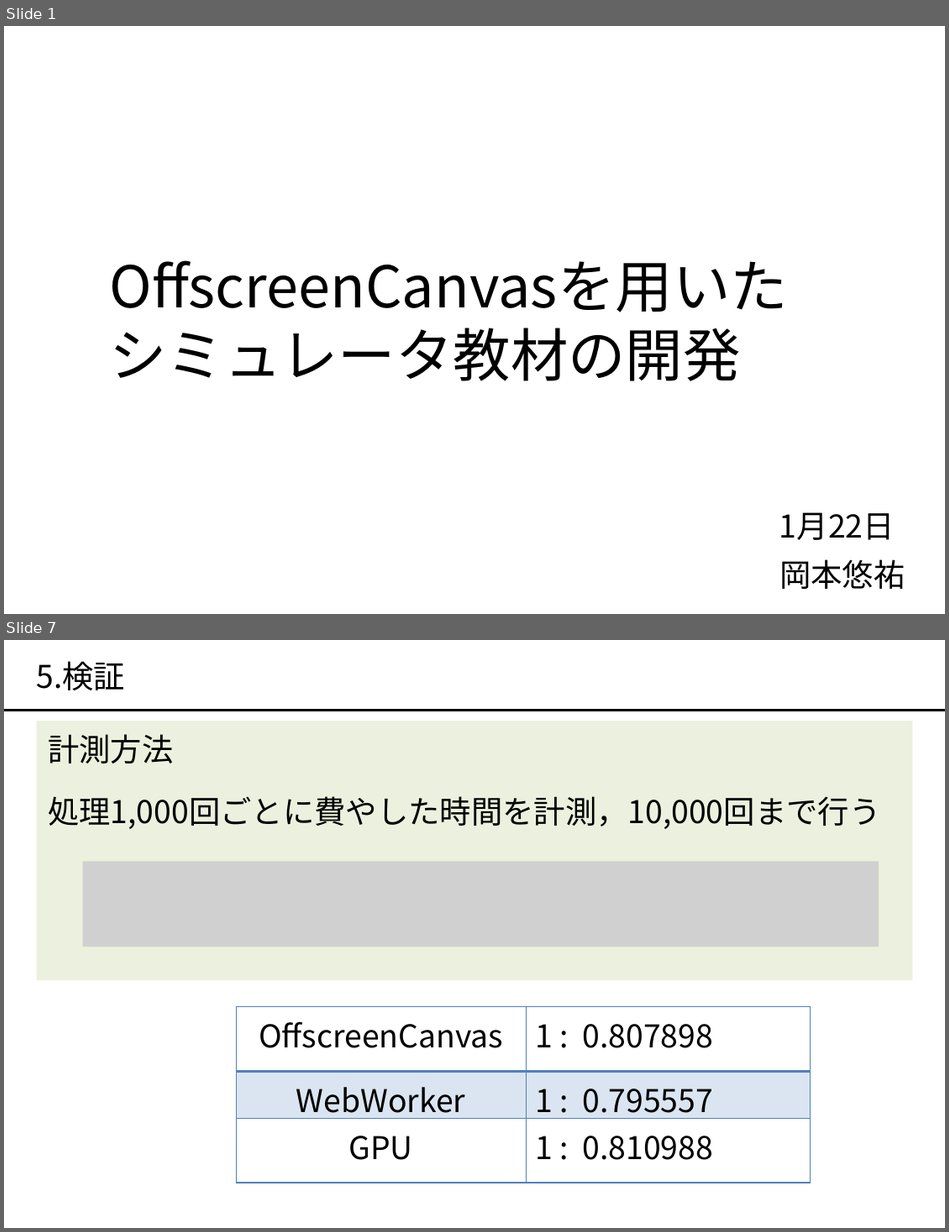
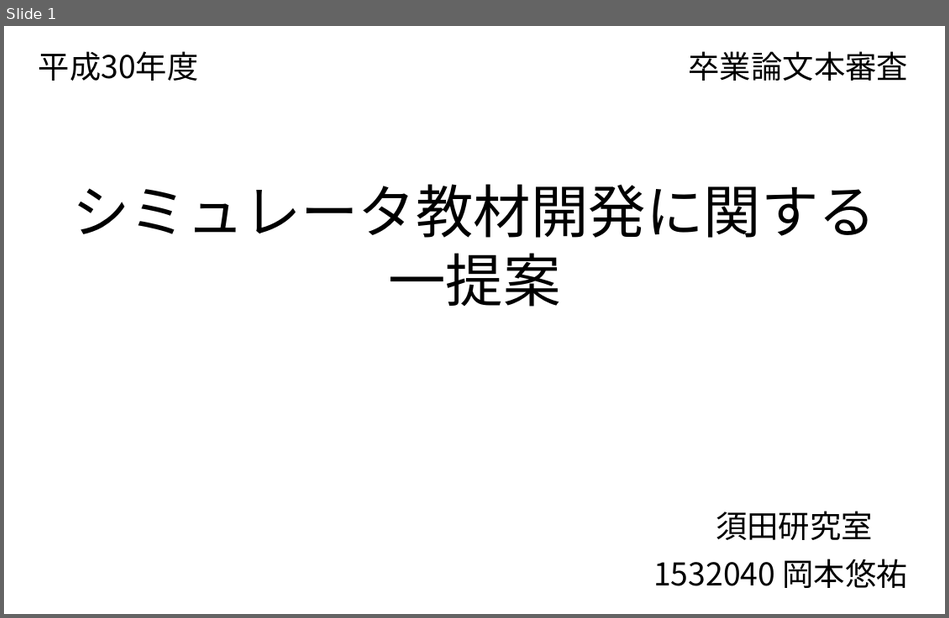
Before and after one commit to okmtaoo/-, a slide deck: presentation/出す.pptx. Shown one above the other, each under a label of ours: slides 1 and 7 before the commit, slide 1 after it; the slides between them are not shown. The pictures are 949x1232 and 949x618 pixels, drawn with LibreOffice and Linux fonts; fonts in the diff are those of the drawing; grey boxes stand for pictures. Boxes give left, top, right and bottom in pixels: in the first picture for what was removed or moved away, otherwise in the second. Text is boxed around its words. In the diff, an @@ line names an element or a change of style, - is before the commit and + after.

```diff
--- a/presentation/出す.pptx
+++ b/presentation/出す.pptx
@@ slide 7 removed at (4, 640, 945, 1228), background #FFFFFF @@
@@ text removed at (37, 661, 126, 690) @@
-5.検証
@@ line removed from (4, 711) to (945, 711) @@
@@ rectangle removed at (36, 721, 912, 980) @@
@@ text removed at (48, 734, 173, 763) @@
-計測方法
@@ text removed at (48, 796, 880, 829) @@
-処理1,000回ごとに費やした時間を計測，10,000回まで行う
@@ picture removed at (83, 861, 879, 947) @@
@@ table removed at (237, 1007, 810, 1183), 3 rows, 2 columns @@
-OffscreenCanvas | 1 : 0.807898
-WebWorker | 1 : 0.795557
-GPU | 1 : 0.810988
@@ slide 1 changed as well @@
@@ text added at (38, 51, 199, 81), 24 pt, text #000000 @@
+平成30年度
@@ text added at (689, 51, 908, 81), 24 pt, text #000000 @@
+卒業論文本審査
@@ text at (72, 184, 876, 307): text changed @@
-OffscreenCanvasを用いた
-シミュレータ教材の開発
+シミュレータ教材開発に関する
+一提案
@@ text at (715, 511, 873, 540): text changed @@
-1月22日
+須田研究室
@@ text at (653, 559, 908, 588): text changed @@
-岡本悠祐
+1532040 岡本悠祐
```
Also in this commit, not shown: 4 other slides changed, 9 slides added, 3 other slides removed, 47 other files.
